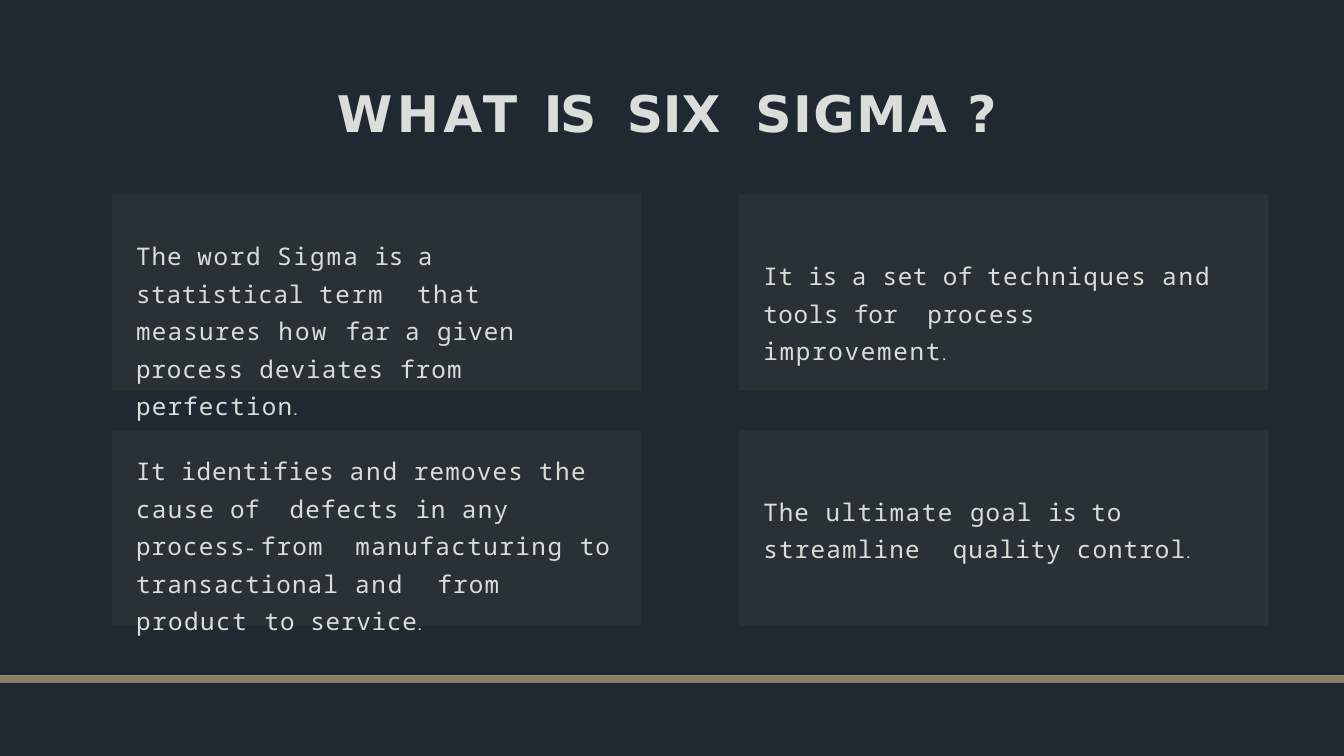
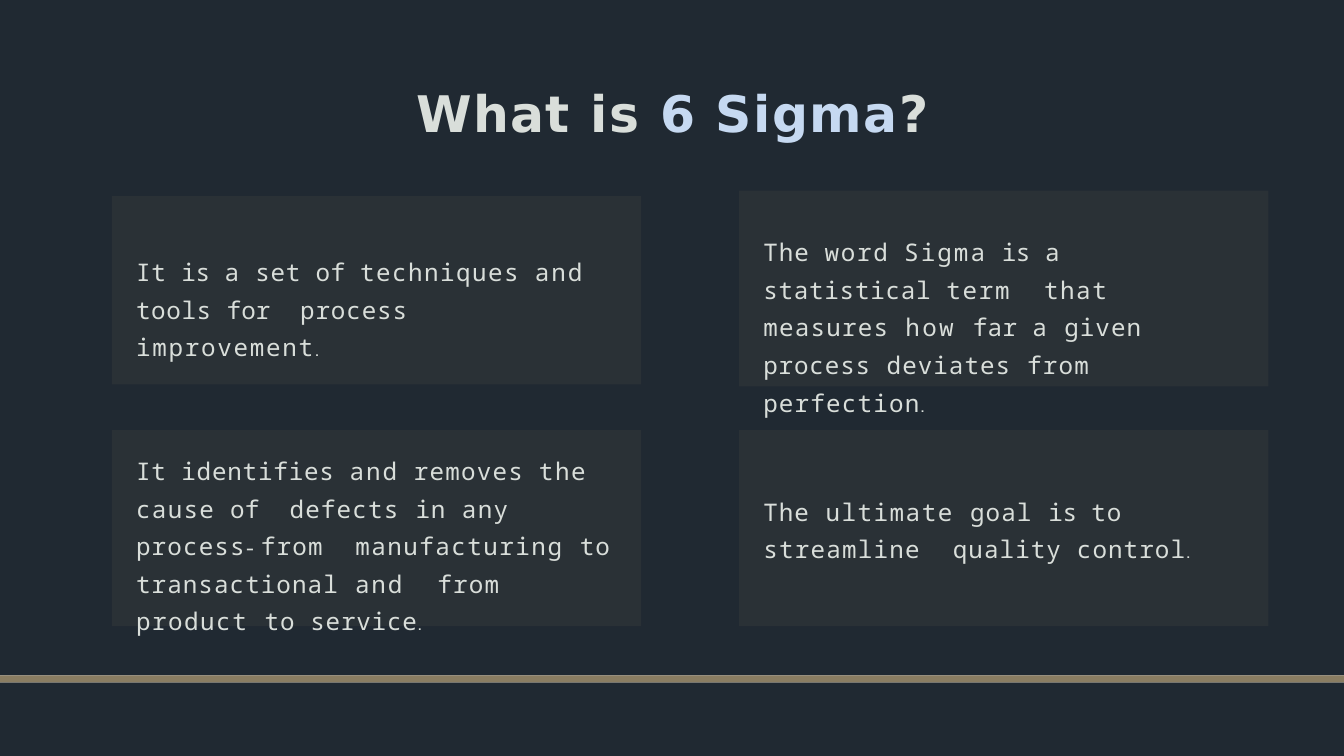
Before and after one commit to vd152/portfolio2, a slide deck: slide 2 of assets/img/IM.pptx. Drawn at 1344x756 pixels with LibreOffice and Linux fonts; fonts in the diff are those of the drawing. Boxes give left, top, right and bottom in pixels: in the first picture for what was removed or moved away, otherwise in the second. Text is boxed around its words. In the diff, an @@ line names an element or a change of style, - is before the commit and + after.

```diff
--- a/assets/img/IM.pptx
+++ b/assets/img/IM.pptx
@@ title at (x1=416, y1=93, x2=929, y2=143): text changed @@
-WHAT IS SIX SIGMA ?
+What is 6 Sigma?
@@ rectangle "It is a set of ..." resized from (x1=739, y1=194, x2=1269, y2=390) to (x1=112, y1=196, x2=642, y2=384) @@
@@ rectangle "The word Sigma is a ..." moved from (x1=112, y1=194, x2=642, y2=390) to (x1=739, y1=191, x2=1269, y2=387) @@
```
Also in this commit, not shown: 5 other slides changed, 1 slide added, 1 slide removed.
